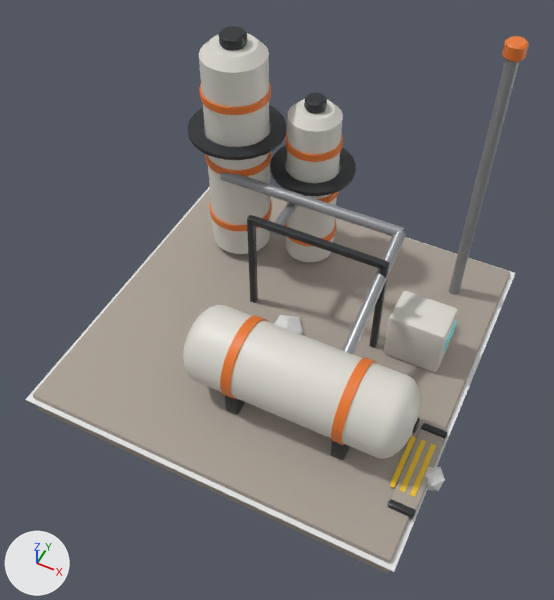
One commit to the Blender file res/models/placement/industry/fuel_refinery_2x2.blend: the scene before it, then after it.
The view is the same before and after, from a camera (50 mm lens) standing at (2.29, -4.85, 6.52) and looking at (0.1, -0.47, 1.04). The lights are fixed; the arrows at lower left show +X, +Y and +Z. The older version comes first.

Names of what the first picture shows: '%P%Footprint', '%V%AnchorOut+', 'FuelRefinery' and 2 more.
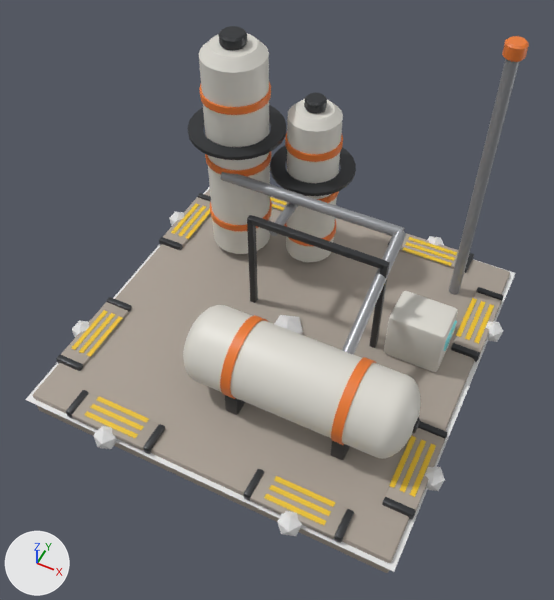
What differs and where, as boxes [x1, y1, x2, y2] in the pictures (554 x 600 px):
'%V%AnchorOut.007+', added: after [244, 469, 354, 543]
'%V%AnchorOut.006+', added: after [66, 390, 165, 454]
'%V%AnchorOut.002+', added: after [56, 297, 132, 371]
'%V%AnchorOut.001+', added: after [451, 287, 503, 362]
'%V%AnchorOut.003+', added: after [159, 193, 211, 250]
'%V%AnchorOut.005+', added: after [388, 233, 474, 273]
'%P%AnchorOut.007', added: after [277, 511, 302, 536]
'%P%AnchorOut.006', added: after [93, 426, 117, 449]
'%P%AnchorOut.001', added: after [486, 321, 503, 342]
'%P%AnchorOut.002', added: after [72, 321, 89, 337]
'%V%AnchorOut.004+', added (mostly hidden): after [270, 196, 286, 211]
'%P%AnchorOut.003', added: after [169, 212, 184, 226]
'%P%AnchorOut.005', added: after [428, 236, 444, 245]

What changed in the scene script:
```text
Add ob_v_anchorout_007:
    ob_v_anchorout_007 = bpy.data.objects.new('%V%AnchorOut.007+', me_v_anchorout_007)  # 192 vertices, 180 faces; spans x 0.51..1.49, y -1.98..-1.675, z 0.01..0.11; in mat_concrete (grey #aaa095), mat_frame_graphite (dark grey #35373a), mat_hazard_yellow (yellow #edc427)
    ob_v_anchorout_007.location = (0.0, 0.0, 0.0)
Add ob_v_anchorout_006:
    ob_v_anchorout_006 = bpy.data.objects.new('%V%AnchorOut.006+', me_v_anchorout_006)  # 192 vertices, 180 faces; spans x -1.49..-0.51, y -1.98..-1.675, z 0.01..0.11; in mat_concrete (grey #aaa095), mat_frame_graphite (dark grey #35373a), mat_hazard_yellow (yellow #edc427)
    ob_v_anchorout_006.location = (0.0, 0.0, 0.0)
Add ob_v_anchorout_005:
    ob_v_anchorout_005 = bpy.data.objects.new('%V%AnchorOut.005+', me_v_anchorout_005)  # 192 vertices, 180 faces; spans x 0.51..1.49, y 1.675..1.98, z 0.01..0.11; in mat_concrete (grey #aaa095), mat_frame_graphite (dark grey #35373a), mat_hazard_yellow (yellow #edc427)
    ob_v_anchorout_005.location = (0.0, 0.0, 0.0)
Add ob_v_anchorout_004:
    ob_v_anchorout_004 = bpy.data.objects.new('%V%AnchorOut.004+', me_v_anchorout_004)  # 192 vertices, 180 faces; spans x -1.49..-0.51, y 1.675..1.98, z 0.01..0.11; in mat_concrete (grey #aaa095), mat_frame_graphite (dark grey #35373a), mat_hazard_yellow (yellow #edc427)
    ob_v_anchorout_004.location = (0.0, 0.0, 0.0)
Add ob_v_anchorout_003:
    ob_v_anchorout_003 = bpy.data.objects.new('%V%AnchorOut.003+', me_v_anchorout_003)  # 192 vertices, 180 faces; spans x -1.98..-1.675, y 0.51..1.49, z 0.01..0.11; in mat_concrete (grey #aaa095), mat_frame_graphite (dark grey #35373a), mat_hazard_yellow (yellow #edc427)
    ob_v_anchorout_003.location = (0.0, 0.0, 0.0)
Add ob_v_anchorout_002:
    ob_v_anchorout_002 = bpy.data.objects.new('%V%AnchorOut.002+', me_v_anchorout_002)  # 192 vertices, 180 faces; spans x -1.98..-1.675, y -1.49..-0.51, z 0.01..0.11; in mat_concrete (grey #aaa095), mat_frame_graphite (dark grey #35373a), mat_hazard_yellow (yellow #edc427)
    ob_v_anchorout_002.location = (0.0, 0.0, 0.0)
Add ob_v_anchorout_001:
    ob_v_anchorout_001 = bpy.data.objects.new('%V%AnchorOut.001+', me_v_anchorout_001)  # 192 vertices, 180 faces; spans x 1.675..1.98, y 0.51..1.49, z 0.01..0.11; in mat_concrete (grey #aaa095), mat_frame_graphite (dark grey #35373a), mat_hazard_yellow (yellow #edc427)
    ob_v_anchorout_001.location = (0.0, 0.0, 0.0)
Add ob_p_anchorout_007:
    ob_p_anchorout_007 = bpy.data.objects.new('%P%AnchorOut.007', me_p_anchorout.copy())  # the mesh of ob_p_anchorout
    ob_p_anchorout_007.location = (1.0, -2.0, 0.01)
    ob_p_anchorout_007.scale = (0.13, 0.13, 0.13)
Add ob_p_anchorout_006:
    ob_p_anchorout_006 = bpy.data.objects.new('%P%AnchorOut.006', me_p_anchorout.copy())  # the mesh of ob_p_anchorout
    ob_p_anchorout_006.location = (-1.0, -2.0, 0.01)
    ob_p_anchorout_006.scale = (0.13, 0.13, 0.13)
Add ob_p_anchorout_005:
    ob_p_anchorout_005 = bpy.data.objects.new('%P%AnchorOut.005', me_p_anchorout.copy())  # the mesh of ob_p_anchorout
    ob_p_anchorout_005.location = (1.0, 2.0, 0.01)
    ob_p_anchorout_005.scale = (0.13, 0.13, 0.13)
Add ob_p_anchorout_003:
    ob_p_anchorout_003 = bpy.data.objects.new('%P%AnchorOut.003', me_p_anchorout.copy())  # the mesh of ob_p_anchorout
    ob_p_anchorout_003.location = (-2.0, 1.0, 0.01)
    ob_p_anchorout_003.scale = (0.13, 0.13, 0.13)
Add ob_p_anchorout_002:
    ob_p_anchorout_002 = bpy.data.objects.new('%P%AnchorOut.002', me_p_anchorout.copy())  # the mesh of ob_p_anchorout
    ob_p_anchorout_002.location = (-2.0, -1.0, 0.01)
    ob_p_anchorout_002.scale = (0.13, 0.13, 0.13)
Add ob_p_anchorout_001:
    ob_p_anchorout_001 = bpy.data.objects.new('%P%AnchorOut.001', me_p_anchorout.copy())  # the mesh of ob_p_anchorout
    ob_p_anchorout_001.location = (2.0, 1.0, 0.01)
    ob_p_anchorout_001.scale = (0.13, 0.13, 0.13)
```
